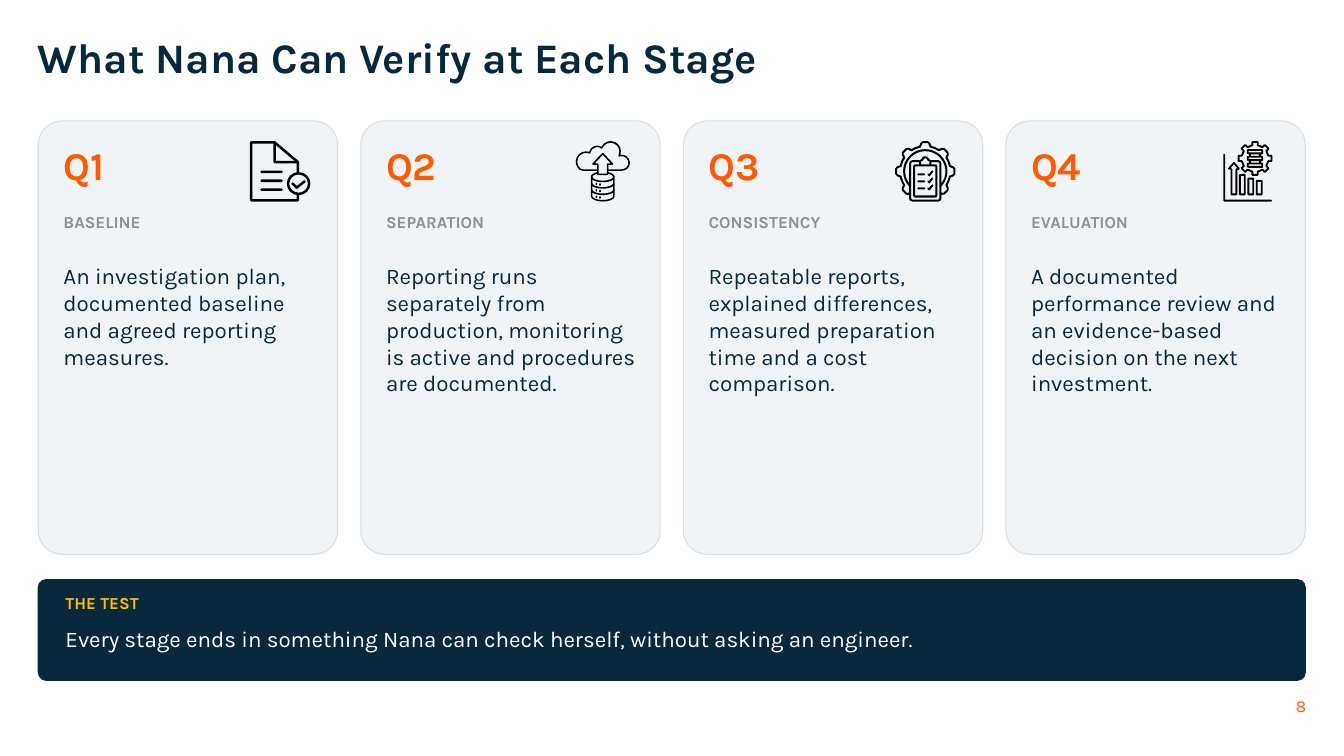
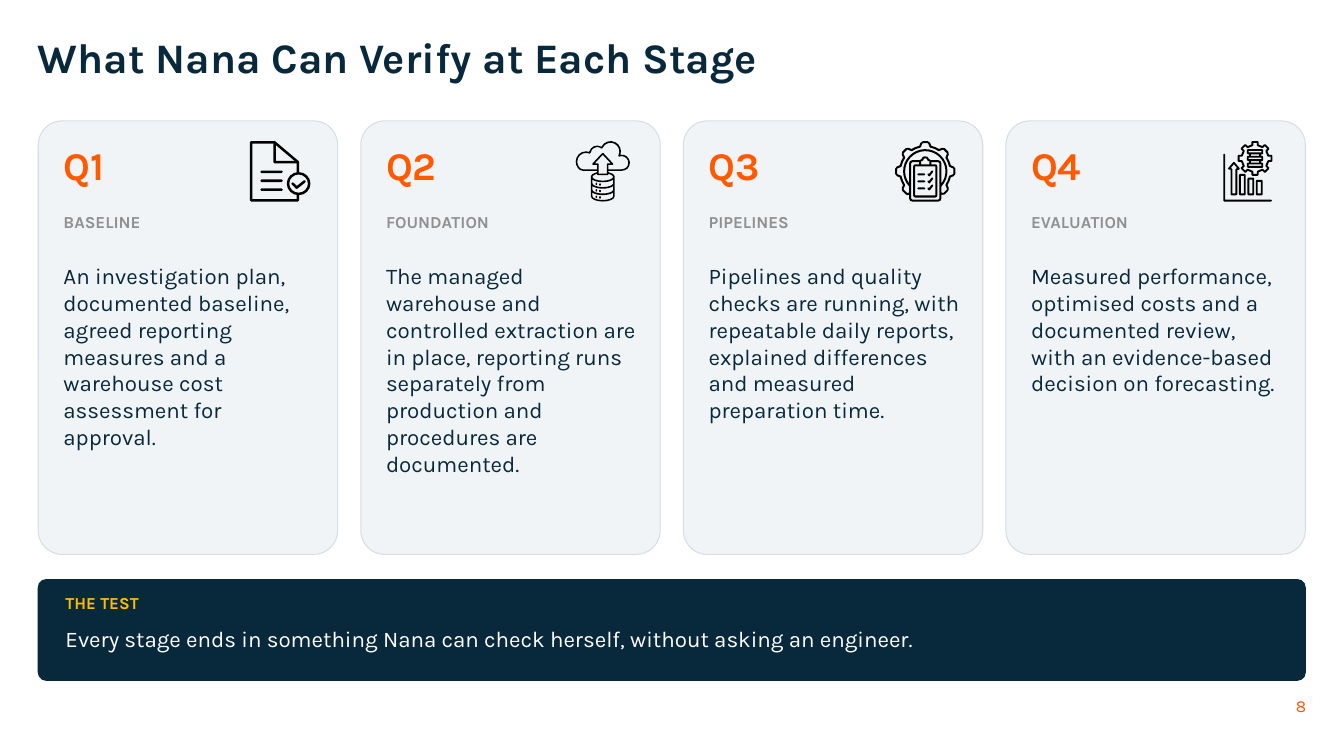
Before and after one commit to 3nochy/kloud-kart-data-engineering-strategy, a slide deck: slide 8 of Kloud-Kart-Board-Presentation.pptx. Drawn at 1344x756 pixels with LibreOffice and Linux fonts; fonts in the diff are those of the drawing; background and template pictures are left out. Boxes give left, top, right and bottom in pixels: in the first picture for what was removed or moved away, otherwise in the second. Text is boxed around its words. In the diff, an @@ line names an element or a change of style, - is before the commit and + after.

```diff
--- a/Kloud-Kart-Board-Presentation.pptx
+++ b/Kloud-Kart-Board-Presentation.pptx
@@ text at (386,217,489,228): text changed @@
-SEPARATION
+FOUNDATION
@@ text at (709,217,789,228): text changed @@
-CONSISTENCY
+PIPELINES
@@ text at (63,268,289,451): text changed @@
-An investigation plan, documented baseline and agreed reporting measures.
+An investigation plan, documented baseline, agreed reporting measures and a warehouse cost assessment for approval.
@@ text at (386,268,636,473): text changed @@
-Reporting runs separately from production, monitoring is active and procedures are documented.
+The managed warehouse and controlled extraction are in place, reporting runs separately from production and procedures are documented.
@@ text at (709,268,959,424): text changed @@
-Repeatable reports, explained differences, measured preparation time and a cost comparison.
+Pipelines and quality checks are running, with repeatable daily reports, explained differences and measured preparation time.
@@ text at (1031,268,1274,397): text changed @@
-A documented performance review and an evidence-based decision on the next investment.
+Measured performance, optimised costs and a documented review, with an evidence-based decision on forecasting.
```
Also in this commit, not shown: 4 other slides changed, 1 other file.
